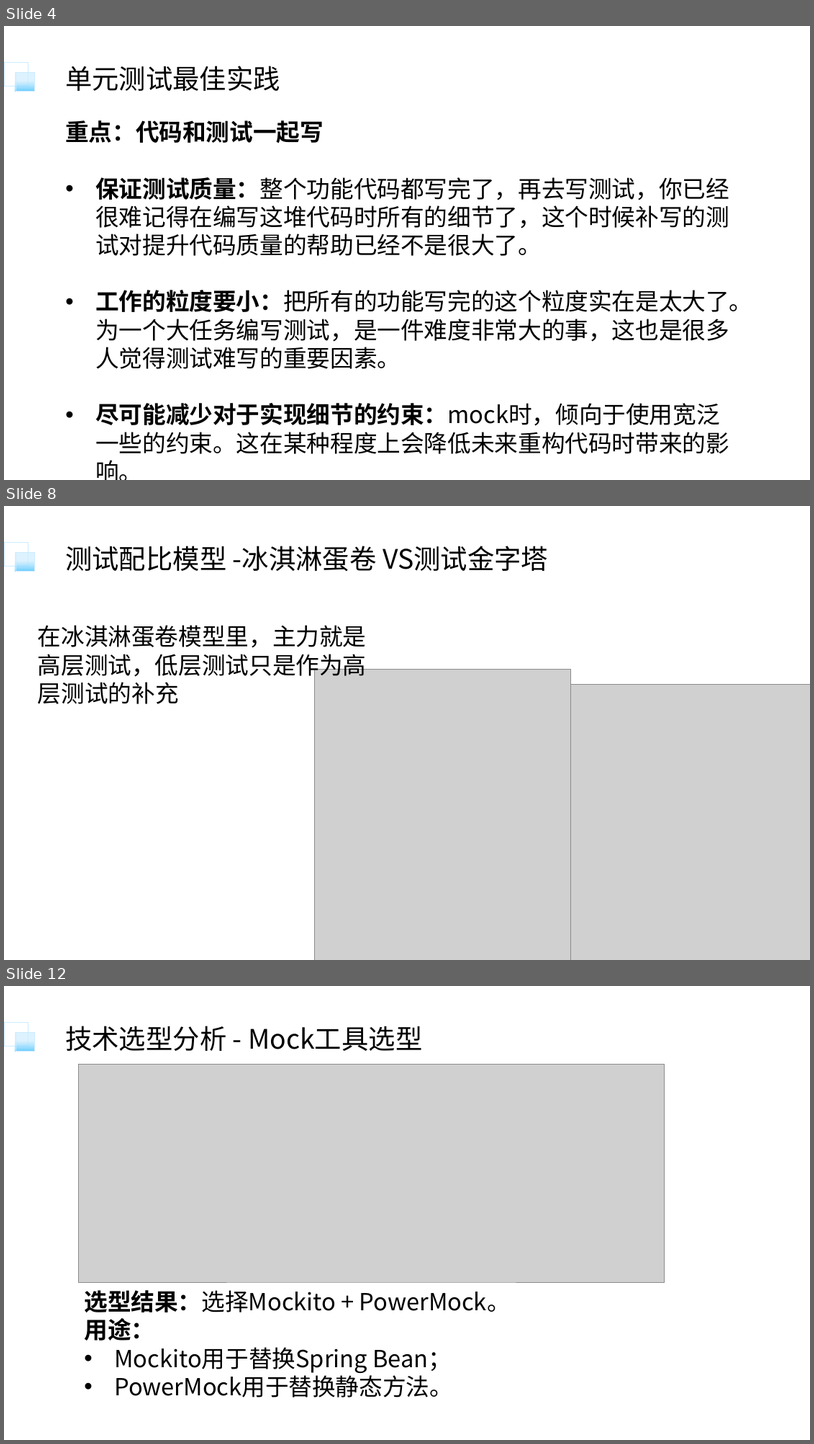
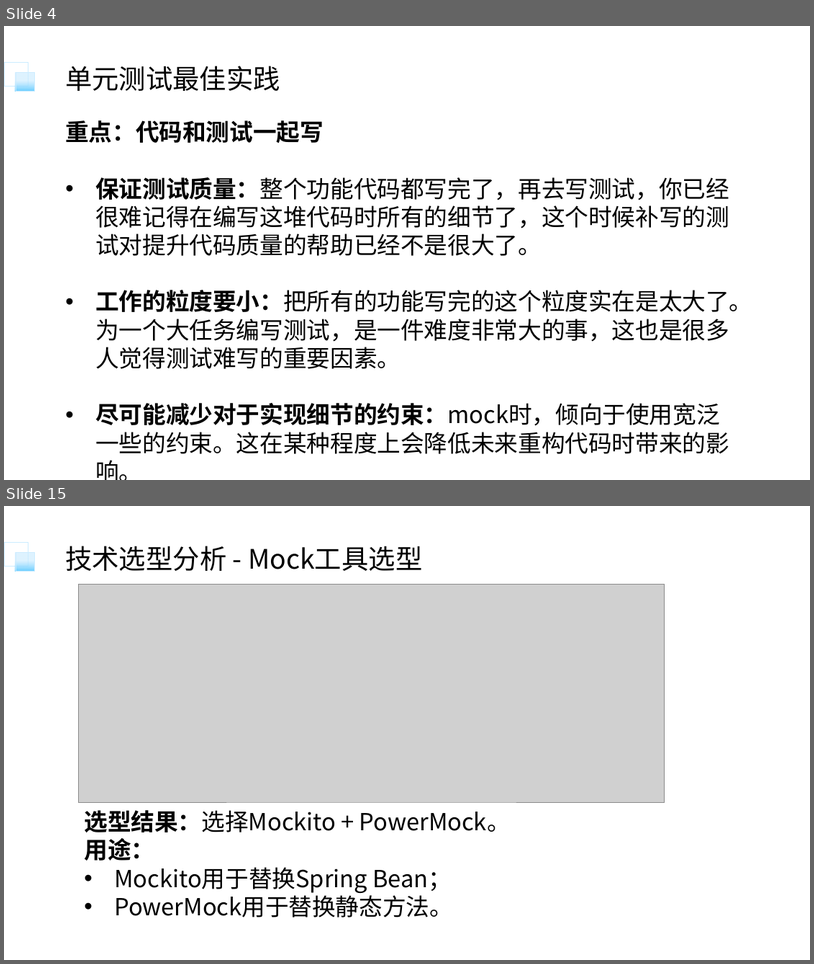
Before and after one commit to bitkylin/featureLab, a slide deck: learning/流程引擎断网环境下集成测试的实践/分享/流程引擎断网环境下集成测试的实践.pptx. Shown one above the other, each under a label of ours: slides 4, 8 and 12 before the commit, slides 4 and 15 after it; the slides between them are not shown. The pictures are 814x1444 and 814x964 pixels, drawn with LibreOffice and Linux fonts; fonts in the diff are those of the drawing; grey boxes stand for pictures. Boxes give left, top, right and bottom in pixels: in the first picture for what was removed or moved away, otherwise in the second. Text is boxed around its words. In the diff, an @@ line names an element or a change of style, - is before the commit and + after.

```diff
--- a/learning/流程引擎断网环境下集成测试的实践/分享/流程引擎断网环境下集成测试的实践.pptx
+++ b/learning/流程引擎断网环境下集成测试的实践/分享/流程引擎断网环境下集成测试的实践.pptx
@@ slide 8 removed at (x1=4, y1=506, x2=810, y2=960), background #FFFFFF; not listed: 2 template elements that a slide beside it also shows @@
@@ title removed at (x1=65, y1=546, x2=548, y2=572) @@
-测试配比模型 -冰淇淋蛋卷 VS测试金字塔
@@ text removed at (x1=38, y1=625, x2=367, y2=704) @@
-在冰淇淋蛋卷模型里，主力就是高层测试，低层测试只是作为高层测试的补充
@@ picture removed at (x1=315, y1=669, x2=571, y2=960) @@
@@ picture removed at (x1=571, y1=685, x2=810, y2=960) @@
@@ what was slide 12 is now slide 15 @@
```
Also in this commit, not shown: 9 slides changed, 2 slides added, 2 other slides removed, 5 other files.
